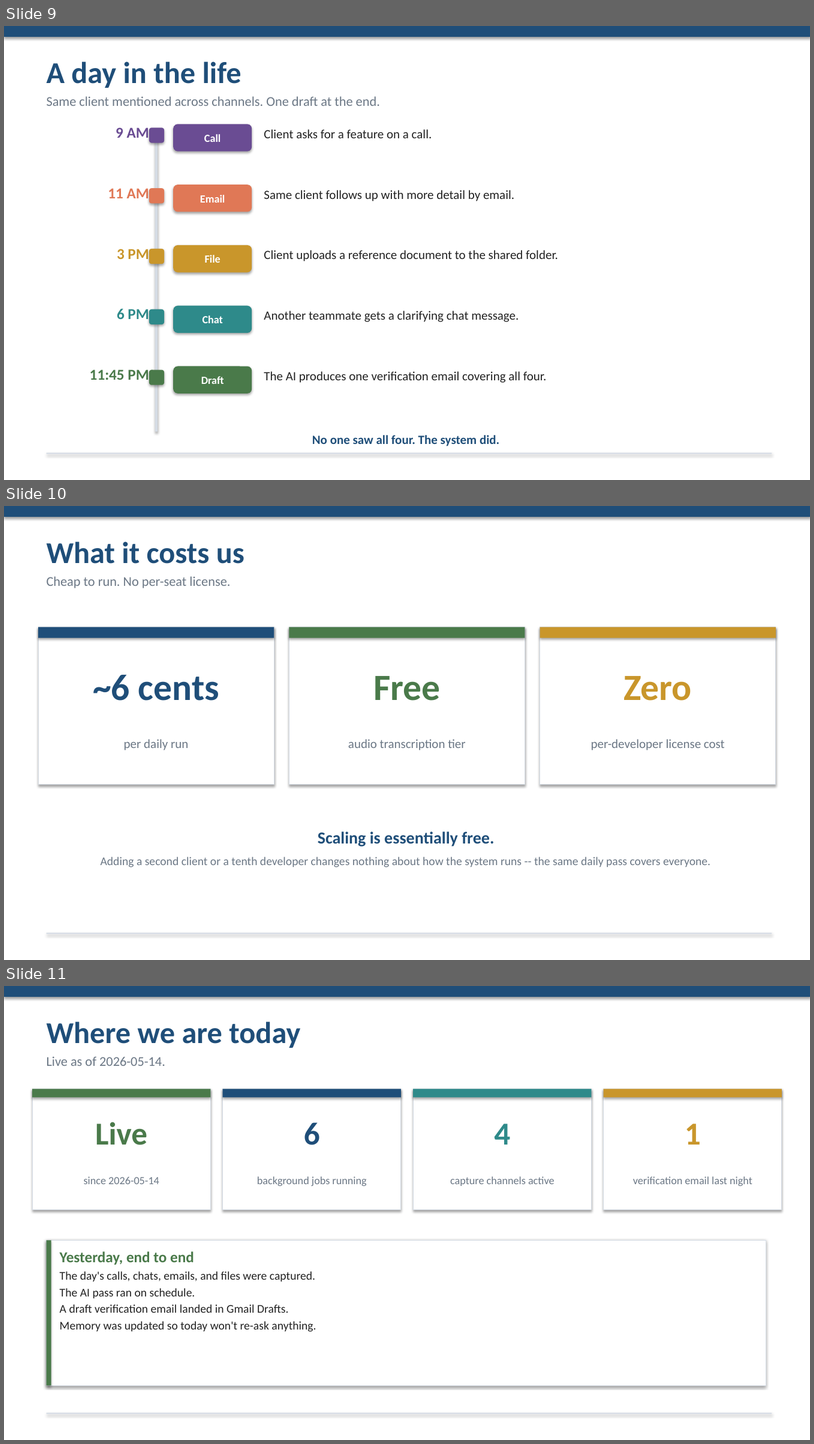
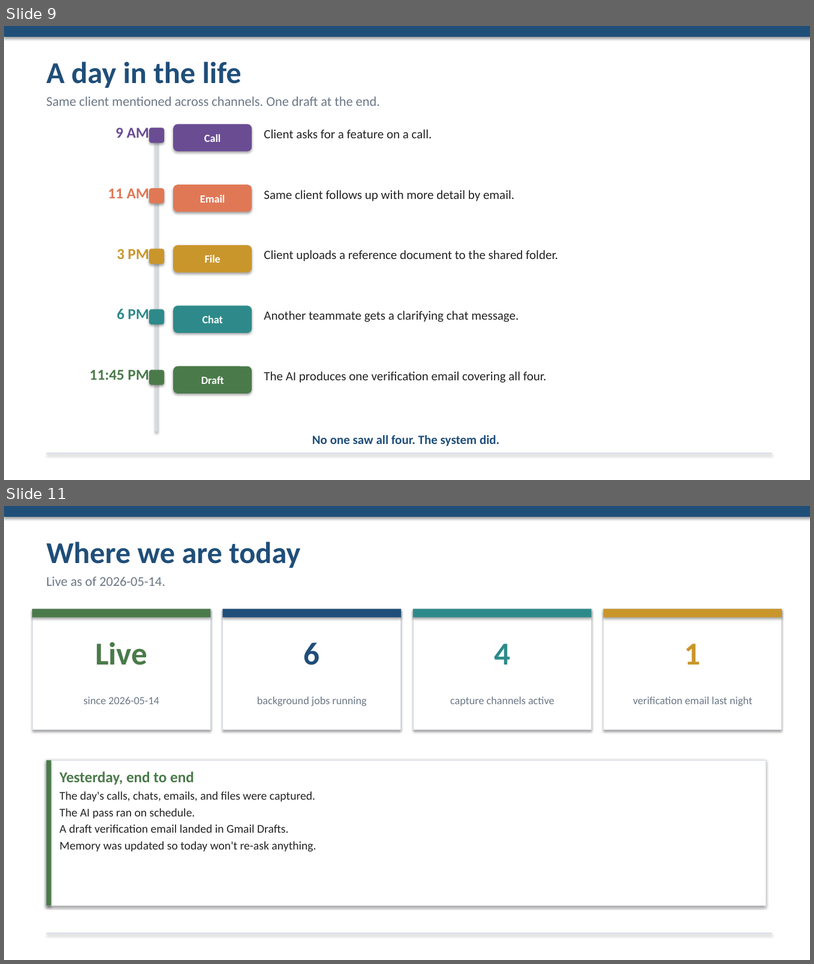
Before and after one commit to napco-labs/napco-nucleus, a slide deck: docs/NAPCO-Nucleus-System-Overview.pptx. Shown one above the other, each under a label of ours: slides 9, 10 and 11 before the commit, slides 9 and 11 after it; the slides between them are not shown. The pictures are 814x1444 and 814x964 pixels, drawn with LibreOffice and Linux fonts; fonts in the diff are those of the drawing. Boxes give left, top, right and bottom in pixels: in the first picture for what was removed or moved away, otherwise in the second. Text is boxed around its words. In the diff, an @@ line names an element or a change of style, - is before the commit and + after.

```diff
--- a/docs/NAPCO-Nucleus-System-Overview.pptx
+++ b/docs/NAPCO-Nucleus-System-Overview.pptx
@@ slide 10 removed at [4,506,810,960], background #FFFFFF @@
@@ rectangle removed at [4,506,810,517] @@
@@ text removed at [47,541,245,588] @@
-What it costs us
-Cheap to run. No per-seat license.
@@ rectangle removed at [38,627,275,784] @@
@@ rectangle removed at [38,627,275,638] @@
@@ rectangle removed at [290,627,525,784] @@
@@ rectangle removed at [290,627,525,638] @@
@@ rectangle removed at [540,627,777,784] @@
@@ rectangle removed at [540,627,777,638] @@
@@ text removed at [93,675,219,700] @@
-~6 cents
@@ text removed at [374,676,440,700] @@
-Free
@@ text removed at [624,676,692,700] @@
-Zero
@@ text removed at [124,739,188,750] @@
-per daily run
@@ text removed at [348,739,465,750] @@
-audio transcription tier
@@ text removed at [591,739,725,750] @@
-per-developer license cost
@@ text removed at [101,831,711,867] @@
-Scaling is essentially free.
-Adding a second client or a tenth developer changes nothing about how the system runs -- the same daily pass covers everyone.
@@ rectangle removed at [47,933,772,934] @@
```
Also in this commit, not shown: 1 slide added, 1 other file.
